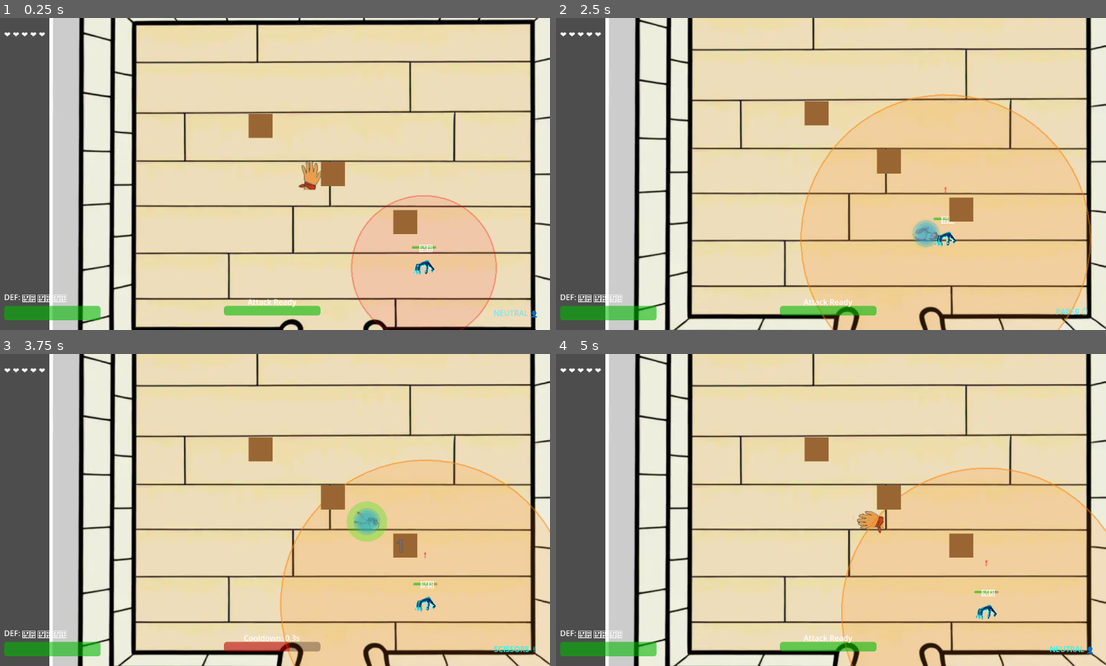
Above: before the commit, frames 1-4 (two rows, left to right).
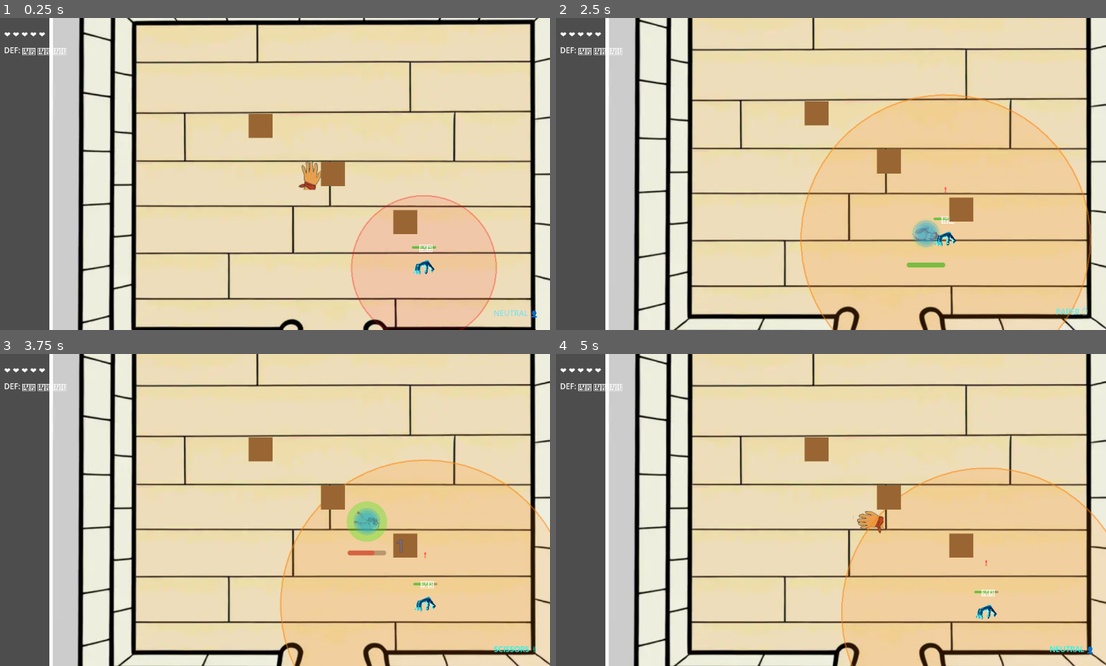
Above: after the commit, the same moments.

Repository: LouisZCode/rogue_hands_action_v1
Game: Godot game, scene res://scenes/main.tscn
Same seed, same stepped clock (60 frames per second), same inputs: the game is played once before the commit and once after it.
Inputs:
- Up to frame 1 (0.25 s): no input
- Up to frame 2 (2.5 s): hold Right (move_right) 0.53-1.28 s; tap Space (attack) at 0.6, 1.35, 2.3 s; hold Down (move_down) 1.28-2.03 s; hold Right (move_right) from 2.03 s (still down); hold S (gesture_paper) from 2.03 s (still down)
- Up to frame 3 (3.75 s): release Right (move_right) at 2.78 s; release S (gesture_paper) at 2.78 s; hold Up (move_up) 2.78-3.53 s; tap A (gesture_rock) at 2.85 s; tap Space (attack) at 3.05 s; hold Left (move_left) from 3.53 s (still down); hold D (gesture_scissors) from 3.53 s (still down)
- Up to frame 4 (5 s): keep holding Left (move_left); tap Space (attack) at 3.8, 4.35 s; release D (gesture_scissors) at 4.28 s

The runs differ from the first frame. In frame 1, 1.7% of the frame differs, in the area x 0-59%, y 9-97%; in frame 2, 1.8%, in the area x 0-71%, y 9-97%; in frame 3, 1.8%; in frame 4, 1.7%.

Commit message:
Improved UI, defense points and attack bar in better places

Diff:
--- a/Scripts/DefenseCircles.gd
+++ b/Scripts/DefenseCircles.gd
@@ -12,7 +12,7 @@
 
 # Debug state tracking
 var should_be_visible: bool = false
-var debug_enabled: bool = true
+var debug_enabled: bool = false
 
 func _draw():
 	if visible:
--- a/Scripts/Enemy.gd
+++ b/Scripts/Enemy.gd
@@ -280,6 +280,22 @@
 	# Movement is now handled in handle_dash_movement() during dashes
 	if not is_dashing:
 		move_and_slide()
+
+		# Debug collision sticking
+		if get_slide_collision_count() > 0:
+			for i in get_slide_collision_count():
+				var collision = get_slide_collision(i)
+				if collision.get_collider() is Player:
+					var player = collision.get_collider()
+					var distance = global_position.distance_to(player.global_position)
+					# print("DEBUG: Enemy colliding with player - Enemy pos: ", global_position, " Player pos: ", player.global_position, " Distance: ", distance)
+
+					# Apply separation force if too close and not dashing
+					if distance < 30.0 and not is_dashing and not player.is_currently_dashing():
+						var separation_direction = (global_position - player.global_position).normalized()
+						var separation_force = separation_direction * 40.0  # Push away gently
+						velocity += separation_force
+						# print("DEBUG: Applying separation force to enemy: ", separation_force)
 
 func handle_walking_movement():
 	# Change direction periodically or if hitting boundaries
@@ -421,6 +437,14 @@
 
 		# CRITICAL FIX: Apply movement during dash
 		move_and_slide()
+
+		# Debug collision sticking during dash
+		if get_slide_collision_count() > 0:
+			for i in get_slide_collision_count():
+				var collision = get_slide_collision(i)
+				if collision.get_collider() is Player:
+					# print("DEBUG: Enemy DASH colliding with player - Enemy pos: ", global_position, " Player pos: ", collision.get_collider().global_position, " Distance: ", global_position.distance_to(collision.get_collider().global_position))
+					pass
 
 		# Check for player hits during dash
 		attack_during_dash()
--- a/Scripts/GameManager.gd
+++ b/Scripts/GameManager.gd
@@ -2,10 +2,7 @@
 class_name GameManager
 
 # References
-@onready var player_health_bar: ProgressBar = $"../UILayer/HealthUI/PlayerHealth"
 @onready var stance_indicator: Label = $"../UILayer/HealthUI/StanceIndicator"
-@onready var attack_cooldown_bar: ProgressBar = $"../UILayer/HealthUI/AttackCooldownBar"
-@onready var cooldown_label: Label = $"../UILayer/HealthUI/CooldownLabel"
 @onready var defense_point_1: Label = $"../UILayer/HealthUI/PlayerDefensePoints/DefensePoint1"
 @onready var defense_point_2: Label = $"../UILayer/HealthUI/PlayerDefensePoints/DefensePoint2"
 @onready var defense_point_3: Label = $"../UILayer/HealthUI/PlayerDefensePoints/DefensePoint3"
@@ -45,7 +42,6 @@
 		enemy.enemy_defense_points_changed.connect(_on_enemy_defense_points_changed)
 
 	# Initialize UI
-	update_player_health_ui(player.current_health if player else 5)
 	update_stance_ui(player.current_stance if player else Player.Stance.ROCK)
 	update_attack_cooldown_ui(0.0, 1.0)  # Initialize cooldown bar
 	update_player_defense_points_ui(3, 3)  # Initialize defense points
@@ -53,7 +49,6 @@
 	initialize_hearts(player.max_health if player else 5)
 
 func _on_player_health_changed(new_health: int):
-	update_player_health_ui(new_health)
 	update_hearts_display(new_health)
 
 func _on_player_stance_changed(new_stance: Player.Stance):
@@ -88,18 +83,6 @@
 	# For now just print, enemy defense points visual will be added next
 	print("Enemy defense points: ", current_defense, "/", max_defense)
 
-func update_player_health_ui(health: int):
-	if player_health_bar:
-		var health_percent = float(health) / 5.0 * 100.0
-		player_health_bar.value = health_percent
-
-		# Change health bar color
-		if health_percent > 66:
-			player_health_bar.modulate = Color.GREEN
-		elif health_percent > 33:
-			player_health_bar.modulate = Color.YELLOW
-		else:
-			player_health_bar.modulate = Color.RED
 
 func update_stance_ui(stance: Player.Stance):
 	if stance_indicator:
@@ -123,22 +106,16 @@
 				stance_indicator.modulate = Color.YELLOW
 
 func update_attack_cooldown_ui(current_cooldown: float, max_cooldown: float):
-	if attack_cooldown_bar and cooldown_label:
+	if player and player.attack_cooldown_bar:
 		# Update progress bar (inverted - full bar means ready, empty means cooling down)
 		var progress = 1.0 - (current_cooldown / max_cooldown)
-		attack_cooldown_bar.value = progress
+		player.attack_cooldown_bar.value = progress
 
-		# Update label and color
+		# Update color
 		if current_cooldown <= 0:
-			cooldown_label.text = "Attack Ready"
-			attack_cooldown_bar.modulate = Color.GREEN
-			# When cooldown completes and player is not in a stance, show neutral indicator
-			if player and player.current_stance != Player.Stance.NEUTRAL:
-				# Add visual indication that neutral stance is available
-				cooldown_label.text = "Attack Ready - Return to 👤 Neutral"
+			player.attack_cooldown_bar.modulate = Color.GREEN
 		else:
-			cooldown_label.text = "Cooldown: %.1fs" % current_cooldown
-			attack_cooldown_bar.modulate = Color.RED
+			player.attack_cooldown_bar.modulate = Color.RED
 
 func update_player_defense_points_ui(current_defense: int, max_defense: int):
 	# Update defense point visual indicators
--- a/Scripts/Player.gd
+++ b/Scripts/Player.gd
@@ -83,6 +83,7 @@
 @onready var walking_audio: AudioStreamPlayer2D = $WalkingAudioPlayer
 @onready var parry_circle: ParryCircle = $ParryCircle
 @onready var defense_circles: DefenseCircles = $DefenseCircles
+@onready var attack_cooldown_bar: ProgressBar = $AttackCooldownBar
 
 # Audio management
 var audio_manager: AudioManager
@@ -140,6 +141,9 @@
 	if defense_circles:
 		defense_circles.update_defense_points(current_defense_points)
 		defense_circles.hide_defense_circles()
+	# Initialize attack cooldown bar as hidden
+	if attack_cooldown_bar:
+		attack_cooldown_bar.visible = false
 
 func _physics_process(delta):
 	handle_movement(delta)
@@ -156,6 +160,9 @@
 	if attack_cooldown_timer > 0 and current_stance == Stance.NEUTRAL:
 		attack_cooldown_timer -= delta
 		attack_cooldown_changed.emit(attack_cooldown_timer, attack_cooldown)
+
+	# Update attack cooldown bar visibility - only show while charging and in idle/walking states
+	update_attack_cooldown_bar_visibility()
 
 	# Update immunity frames
 	if immunity_timer > 0:
@@ -243,6 +250,22 @@
 
 	move_and_slide()
 
+	# Debug collision sticking
+	if get_slide_collision_count() > 0:
+		for i in get_slide_collision_count():
+			var collision = get_slide_collision(i)
+			if collision.get_collider() is Enemy:
+				var enemy = collision.get_collider()
+				var distance = global_position.distance_to(enemy.global_position)
+				# print("DEBUG: Player colliding with enemy - Player pos: ", global_position, " Enemy pos: ", enemy.global_position, " Distance: ", distance)
+
+				# Apply separation force if too close and not dashing
+				if distance < 30.0 and not is_dashing and not enemy.is_currently_dashing():
+					var separation_direction = (global_position - enemy.global_position).normalized()
+					var separation_force = separation_direction * 50.0  # Push away gently
+					velocity += separation_force
+					# print("DEBUG: Applying separation force to player: ", separation_force)
+
 func handle_input():
 	# Don't handle input during dash or stun
 	if is_dashing or is_stunned:
@@ -288,13 +311,13 @@
 			start_parry_window()
 			# Show defense circles during combat stances
 			if defense_circles:
-				print("DEBUG: Player changing to combat stance: ", Stance.keys()[new_stance], " - showing defense circles")
+				# print("DEBUG: Player changing to combat stance: ", Stance.keys()[new_stance], " - showing defense circles")
 				defense_circles.show_defense_circles()
 		else:
 			stop_parry_window()
 			# Hide defense circles when returning to neutral
 			if defense_circles:
-				print("DEBUG: Player changing to NEUTRAL stance - hiding defense circles")
+				# print("DEBUG: Player changing to NEUTRAL stance - hiding defense circles")
 				defense_circles.hide_defense_circles()
 
 		# Play stance change sound
@@ -842,3 +865,10 @@
 	# Play perfect parry sound
 	if audio_manager and walking_audio:
 		audio_manager.play_perfect_parry_sfx(walking_audio)
+
+func update_attack_cooldown_bar_visibility():
+	# Show attack cooldown bar while charging until it's full
+	if attack_cooldown_bar:
+		var is_charging = attack_cooldown_timer > 0
+
+		attack_cooldown_bar.visible = is_charging
--- a/scenes/Player.tscn
+++ b/scenes/Player.tscn
@@ -186,6 +186,19 @@
 size = Vector2(100, 100)
 script = ExtResource("8_defense_script")
 
+[node name="AttackCooldownBar" type="ProgressBar" parent="."]
+anchors_preset = 8
+anchor_left = 0.5
+anchor_top = 0.5
+anchor_right = 0.5
+anchor_bottom = 0.5
+offset_left = -40.0
+offset_top = 60.0
+offset_right = 40.0
+offset_bottom = 70.0
+max_value = 1.0
+show_percentage = false
+
 [node name="Camera2D" type="Camera2D" parent="."]
 limit_left = -450
 limit_top = -350
--- a/scenes/main.tscn
+++ b/scenes/main.tscn
@@ -117,17 +117,6 @@
 grow_horizontal = 2
 grow_vertical = 2
 
-[node name="PlayerHealth" type="ProgressBar" parent="UILayer/HealthUI"]
-layout_mode = 0
-anchor_top = 1.0
-anchor_bottom = 1.0
-offset_left = 20.0
-offset_top = -50.0
-offset_right = 220.0
-offset_bottom = -20.0
-value = 100.0
-show_percentage = false
-
 [node name="StanceIndicator" type="Label" parent="UILayer/HealthUI"]
 layout_mode = 0
 anchor_left = 1.0
@@ -142,33 +131,6 @@
 horizontal_alignment = 1
 vertical_alignment = 1
 
-[node name="AttackCooldownBar" type="ProgressBar" parent="UILayer/HealthUI"]
-layout_mode = 0
-anchor_left = 0.5
-anchor_top = 1.0
-anchor_right = 0.5
-anchor_bottom = 1.0
-offset_left = -100.0
-offset_top = -50.0
-offset_right = 100.0
-offset_bottom = -30.0
-max_value = 1.0
-show_percentage = false
-
-[node name="CooldownLabel" type="Label" parent="UILayer/HealthUI"]
-layout_mode = 0
-anchor_left = 0.5
-anchor_top = 1.0
-anchor_right = 0.5
-anchor_bottom = 1.0
-offset_left = -100.0
-offset_top = -70.0
-offset_right = 100.0
-offset_bottom = -50.0
-text = "Attack Ready"
-horizontal_alignment = 1
-vertical_alignment = 1
-
 [node name="PlayerHearts" type="HBoxContainer" parent="UILayer/HealthUI"]
 layout_mode = 0
 offset_left = 20.0
@@ -178,12 +140,10 @@
 
 [node name="PlayerDefensePoints" type="HBoxContainer" parent="UILayer/HealthUI"]
 layout_mode = 0
-anchor_top = 1.0
-anchor_bottom = 1.0
 offset_left = 20.0
-offset_top = -80.0
+offset_top = 55.0
 offset_right = 120.0
-offset_bottom = -60.0
+offset_bottom = 75.0
 
 [node name="DefenseLabel" type="Label" parent="UILayer/HealthUI/PlayerDefensePoints"]
 layout_mode = 2
